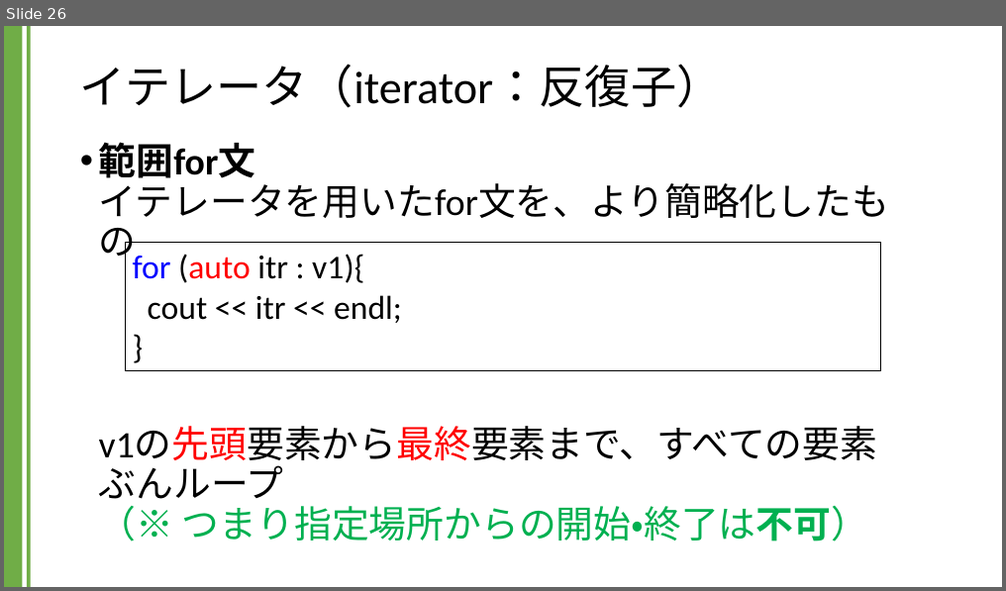
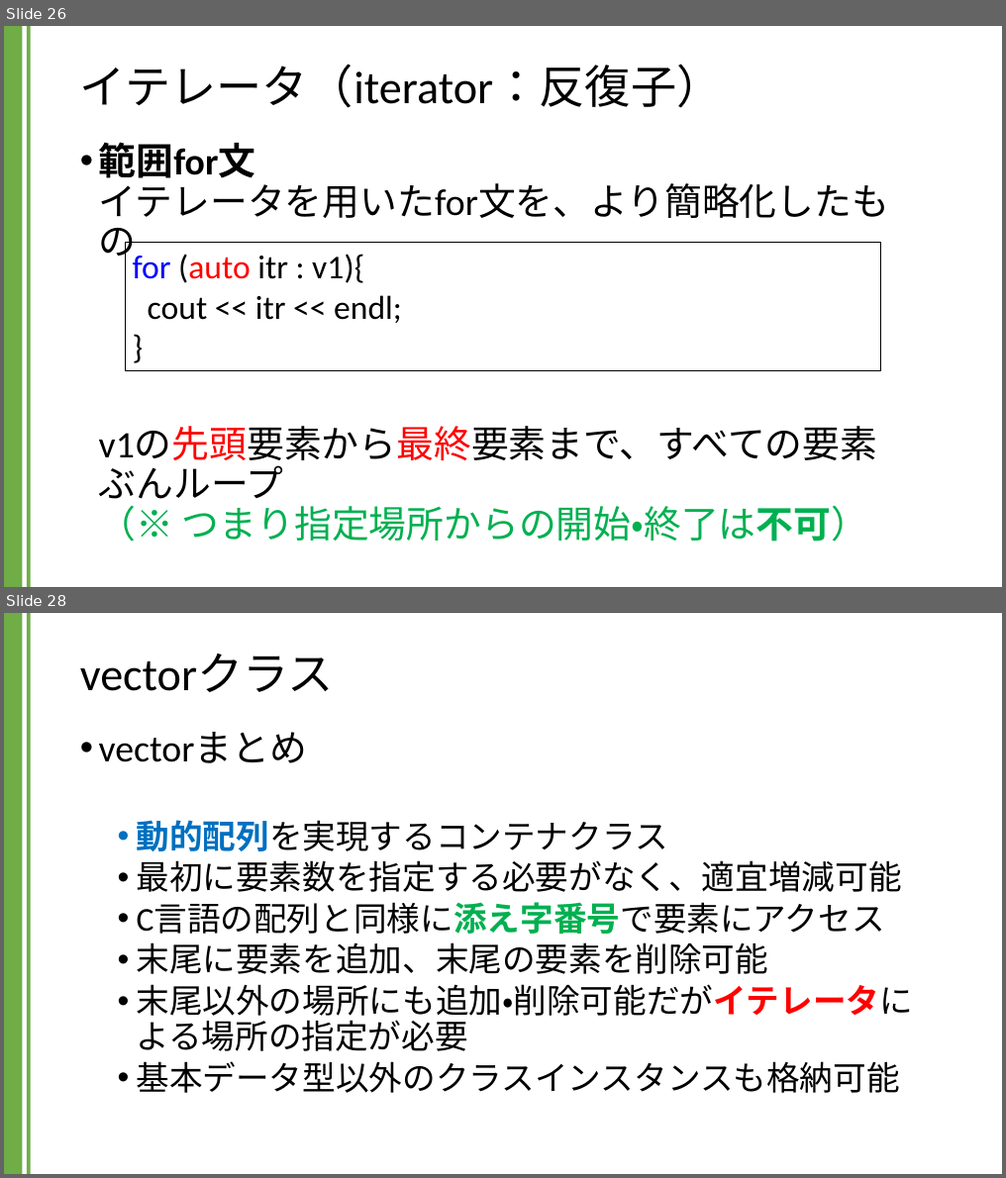
Before and after one commit to kic-murata/cpp2024, a slide deck: 授業資料/講義資料：Vectorクラス.pptx. Shown one above the other, each under a label of ours: slide 26 before the commit, slides 26 and 28 after it; the slides between them are not shown. The pictures are 1006x591 and 1006x1178 pixels, drawn with LibreOffice and Linux fonts; fonts in the diff are those of the drawing. Boxes give left, top, right and bottom in pixels: in the first picture for what was removed or moved away, otherwise in the second. Text is boxed around its words. In the diff, an @@ line names an element or a change of style, - is before the commit and + after.

```diff
--- a/授業資料/講義資料：Vectorクラス.pptx
+++ b/授業資料/講義資料：Vectorクラス.pptx
@@ slide 28 added at [4,613,1002,1174], background #FFFFFF; not listed: 2 template elements that a slide beside it also shows @@
@@ title added at [80,654,334,692], 44 pt, text #000000 @@
+vectorクラス
@@ text added at [99,732,913,1093], 32 pt, text #000000 @@
+• vectorまとめ
+  • 動的配列を実現するコンテナクラス
+  • 最初に要素数を指定する必要がなく、適宜増減可能
+  • C言語の配列と同様に添え字番号で要素にアクセス
+  • 末尾に要素を追加、末尾の要素を削除可能
+  • 末尾以外の場所にも追加・削除可能だがイテレータによる場所の指定が必要
+  • 基本データ型以外のクラスインスタンスも格納可能
```
Also in this commit, not shown: 1 other slide added.
